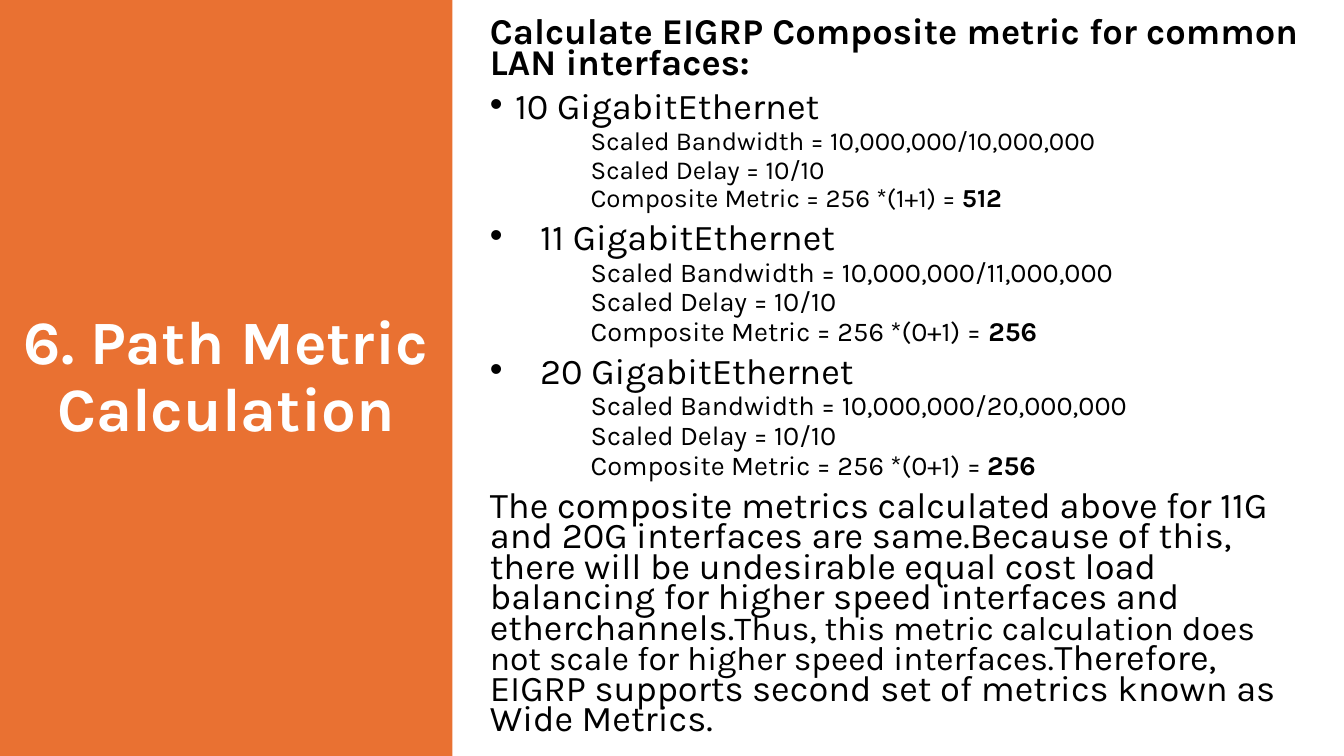
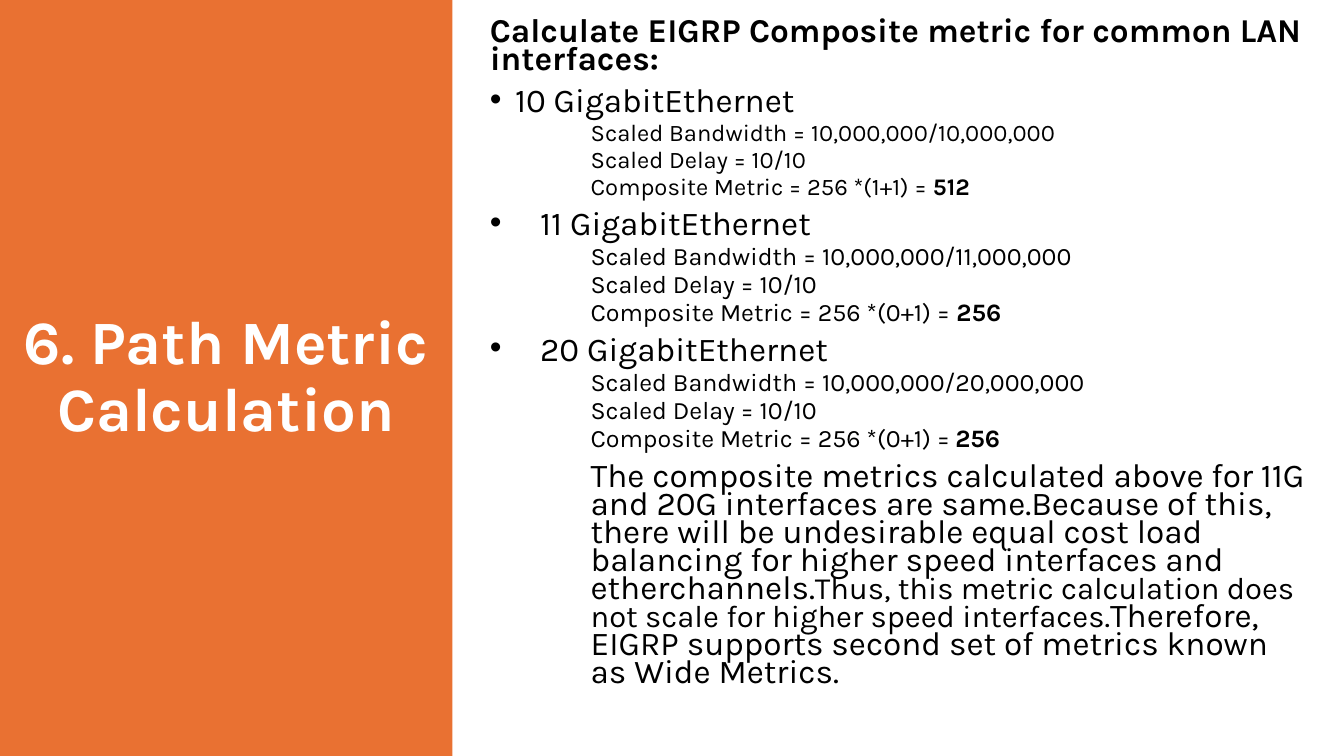
Before and after one commit to toranjungshahi/Cisco-ENCOR-Preparation, a slide deck: slide 12 of Notes/EIGRP.pptx. Drawn at 1344x756 pixels with LibreOffice and Linux fonts; fonts in the diff are those of the drawing. Boxes give left, top, right and bottom in pixels: in the first picture for what was removed or moved away, otherwise in the second. Text is boxed around its words. In the diff, an @@ line names an element or a change of style, - is before the commit and + after.

```diff
--- a/Notes/EIGRP.pptx
+++ b/Notes/EIGRP.pptx
@@ text "Calculate EIGRP Composite metric for ..." at [490, 18, 1304, 684]: size 25.9 to 23.8 pt in "Calculate EIGRP Composite metric for common LAN ...", "10 GigabitEthernet", "11 GigabitEthernet", "20 GigabitEthernet" and 1 more places; size 18.5 to 17 pt in "Scaled Bandwidth = 10,000,000/10,000,000", "Scaled Delay = 10/10", "Composite Metric = 256 *(1+1) = 512"; size 19.4 to 17.9 pt in "Scaled Bandwidth = 10,000,000/11,000,000", "Scaled Delay = 10/10", "Composite Metric = 256 *(0+1) = 256", "Scaled Bandwidth = 10,000,000/20,000,000" and 2 more places; size 24.1 to 22.1 pt in "etherchannels.Thus, this metric calculation does not scale ..."; list level 3 to 1 in "Scaled Bandwidth = 10,000,000/10,000,000"; list level 3 to 1 in "Scaled Delay = 10/10"; list level 3 to 1 in "Composite Metric = 256 *(1+1) ..."; list level 3 to 1 in "Scaled Bandwidth = 10,000,000/11,000,000"; list level 3 to 1 in "Composite Metric = 256 *(0+1) ..."; list level 3 to 1 in "Scaled Bandwidth = 10,000,000/20,000,000" @@
```
Also in this commit, not shown: 13 other slides changed, 6 other files.
